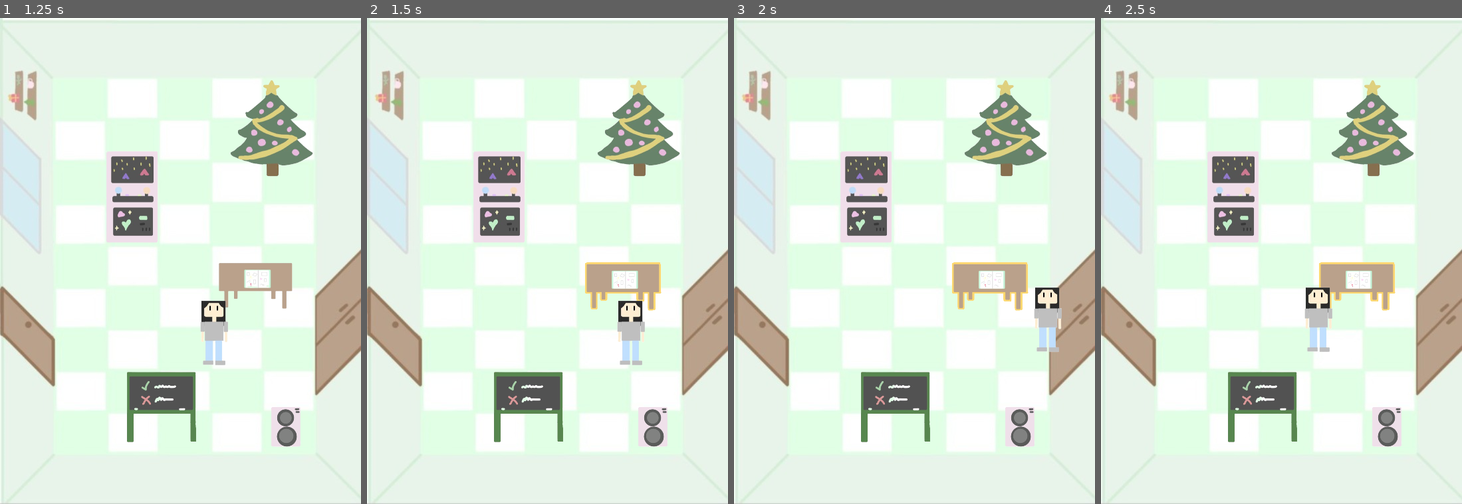
Above: before the commit, frames 1-4 (left to right).
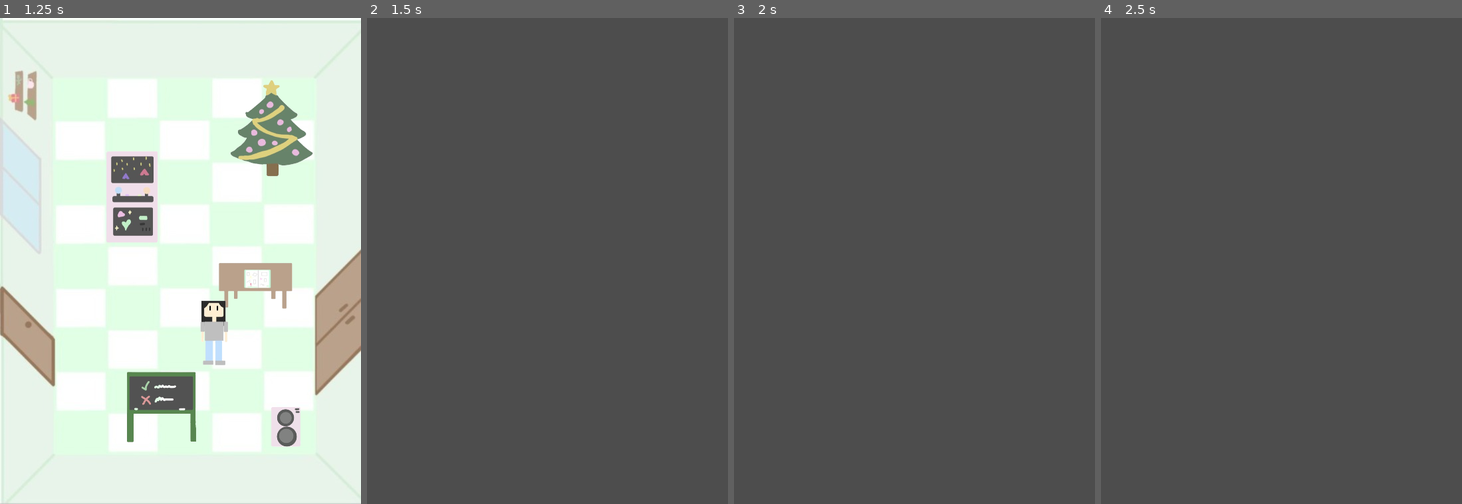
Above: after the commit, the same moments.

Repository: YanaKovaleva/isabelXmas
Game: Godot game, scene res://main.tscn
Same seed, same stepped clock (60 frames per second), same inputs: the game is played once before the commit and once after it.
Inputs:
- Up to frame 1 (1.25 s): tap Enter (enter, bound only after the commit) at 0.5 s; hold D (right) from 0.53 s (still down); hold Enter (enter, bound only after the commit) from 0.53 s (still down); tap Up (up) at 0.77 s
- Up to frame 2 (1.5 s): keep holding D (right); release Enter (enter, bound only after the commit) at 1.28 s; tap Enter (enter, bound only after the commit) at 1.35 s
- Up to frame 3 (2 s): keep holding D (right); tap Up (up) at 1.52 s
- Up to frame 4 (2.5 s): tap Space at 2 s; release D (right) at 2.03 s; hold Left (left) from 2.03 s (still down); hold Enter (enter, bound only after the commit) from 2.03 s (still down); tap Alt at 2.1 s

Frame 1 is identical in both runs. In frame 2, 98% of the frame differs, in the area x 0-100%, y 0-100%; in frame 3, 98%; in frame 4, 98%.

Commit message:
Changing scenes
Added code for the objects to change to their respective scenes when interacted with

Diff:
--- a/isabel/game.gd
+++ b/isabel/game.gd
@@ -2,15 +2,16 @@
 
 const REGULAR = preload("res://images/game.png");
 const HIGHLIGHT = preload("res://images/game_y.png");
-
+var here = false;
 # Called when the node enters the scene tree for the first time.
 func _ready() -> void:
-	pass # Replace with function body.
+	pass
 
 
 # Called every frame. 'delta' is the elapsed time since the previous frame.
 func _process(_delta: float) -> void:
-	pass
+	if here and Input.is_action_just_pressed("enter"):
+		get_tree().change_scene_to_file("res://game.tscn");
 
 
 func _on_area_2d_body_entered(body: Node2D) -> void:
@@ -18,6 +19,9 @@
 	scale = Vector2(0.315,0.315);
 	position.x = 207.0;
 	position.y = 265.0;
+	here = true;
+	#if (Input.is_action_pressed("enter")):
+	#	get_tree().change_scene_to_file("res://game.tscn");
 
 
 func _on_area_2d_body_exited(body: Node2D) -> void:
@@ -25,3 +29,4 @@
 	scale = Vector2(0.5,0.5);
 	position.x = 200.0;
 	position.y = 265.0;
+	here = false;
--- /dev/null
+++ b/isabel/game.tscn
@@ -0,0 +1,3 @@
+[gd_scene format=3 uid="uid://cqckweiufrbia"]
+
+[node name="Node2D" type="Node2D"]
--- /dev/null
+++ b/isabel/music.tscn
@@ -0,0 +1,3 @@
+[gd_scene format=3 uid="uid://dqaexabvbgwhq"]
+
+[node name="Node2D" type="Node2D"]
--- a/isabel/photos.gd
+++ b/isabel/photos.gd
@@ -2,6 +2,7 @@
 
 const REGULAR = preload("res://images/photos.png")
 const HIGHLIGHT = preload("res://images/table_y.png")
+var here = false;
 # Called when the node enters the scene tree for the first time.
 func _ready() -> void:
 	texture = REGULAR;
@@ -9,7 +10,8 @@
 
 # Called every frame. 'delta' is the elapsed time since the previous frame.
 func _process(_delta: float) -> void:
-	pass
+	if here and Input.is_action_just_pressed("enter"):
+		get_tree().change_scene_to_file("res://photos.tscn");
 
 
 
@@ -18,6 +20,7 @@
 	scale = Vector2(0.253,0.253);
 	position.x = 383.0;
 	position.y = 406.0;
+	here = true;
 
 
 func _on_area_2d_body_exited(_body: Node2D) -> void:
@@ -25,3 +28,4 @@
 	scale = Vector2(0.4,0.4);
 	position.x=380.0;
 	position.y=383.0;
+	here = false;
--- /dev/null
+++ b/isabel/photos.tscn
@@ -0,0 +1,3 @@
+[gd_scene format=3 uid="uid://pyeeqx0gamr"]
+
+[node name="Node2D" type="Node2D"]
--- a/isabel/project.godot
+++ b/isabel/project.godot
@@ -50,6 +50,11 @@
 , Object(InputEventKey,"resource_local_to_scene":false,"resource_name":"","device":0,"window_id":0,"alt_pressed":false, …(185 unchanged characters)…
 ]
 }
+enter={
+"deadzone": 0.2,
+"events": [Object(InputEventKey,"resource_local_to_scene":false,"resource_name":"","device":0,"window_id":0,"alt_pressed":false,"shift_pressed":false,"ctrl_pressed":false,"meta_pressed":false,"pressed":false,"keycode":0,"physical_keycode":4194309,"key_label":0,"unicode":0,"location":0,"echo":false,"script":null)
+]
+}
 
 [physics]
 
--- a/isabel/quiz.gd
+++ b/isabel/quiz.gd
@@ -2,6 +2,7 @@
 
 const REGULAR = preload("res://images/quiz.png")
 const HIGHLIGHT = preload("res://images/quiz_y.png")
+var here = false;
 # Called when the node enters the scene tree for the first time.
 func _ready() -> void:
 	pass # Replace with function body.
@@ -9,7 +10,8 @@
 
 # Called every frame. 'delta' is the elapsed time since the previous frame.
 func _process(_delta: float) -> void:
-	pass
+	if here and Input.is_action_just_pressed("enter"):
+		get_tree().change_scene_to_file("res://quiz.tscn");
 
 
 
@@ -18,10 +20,11 @@
 	scale = Vector2(0.3,0.3);
 	position.x = 250.0;
 	position.y = 585.0;
-
+	here = true;
 
 func _on_area_2d_body_exited(_body: Node2D) -> void:
 	texture = REGULAR;
 	scale = Vector2(0.4,0.4);
 	position.x = 227.0;
 	position.y= 573.0;
+	here = false;
--- /dev/null
+++ b/isabel/quiz.tscn
@@ -0,0 +1,3 @@
+[gd_scene format=3 uid="uid://b7n4dq6o1u554"]
+
+[node name="Node2D" type="Node2D"]
--- a/isabel/speaker.gd
+++ b/isabel/speaker.gd
@@ -2,7 +2,7 @@
 
 const REGULAR = preload("res://images/music.png");
 const HIGHLIGHT = preload("res://images/music_y.png");
-
+var here = false;
 # Called when the node enters the scene tree for the first time.
 func _ready() -> void:
 	pass # Replace with function body.
@@ -10,7 +10,8 @@
 
 # Called every frame. 'delta' is the elapsed time since the previous frame.
 func _process(_delta: float) -> void:
-	pass
+	if here and Input.is_action_just_pressed("enter"):
+		get_tree().change_scene_to_file("res://music.tscn");
 
 
 func _on_area_2d_body_entered(_body: Node2D) -> void:
@@ -18,8 +19,10 @@
 	scale = Vector2(0.2,0.2);
 	position.x = 433.0;
 	position.y = 625.0;
+	here = true;
 func _on_area_2d_body_exited(_body: Node2D) -> void:
 	texture = REGULAR;
 	scale = Vector2(0.3,0.3);
 	position.x = 433.0;
 	position.y = 611.0;
+	here = false;
--- a/isabel/tree.gd
+++ b/isabel/tree.gd
@@ -2,7 +2,7 @@
 
 const REGULAR = preload("res://images/tree.png");
 const HIGHLIGHT = preload("res://images/tree_y.png");
-
+var here = false;
 # Called when the node enters the scene tree for the first time.
 func _ready() -> void:
 	pass # Replace with function body.
@@ -10,7 +10,8 @@
 
 # Called every frame. 'delta' is the elapsed time since the previous frame.
 func _process(_delta: float) -> void:
-	pass
+	if here and Input.is_action_just_pressed("enter"):
+		get_tree().change_scene_to_file("res://tree.tscn");
 
 
 func _on_area_2d_body_entered(body: Node2D) -> void:
@@ -18,6 +19,7 @@
 	scale = Vector2(0.315,0.315);
 	position.x = 407.0;
 	position.y = 164.0;
+	here = true;
 
 
 func _on_area_2d_body_exited(body: Node2D) -> void:
@@ -25,3 +27,4 @@
 	scale = Vector2(0.5,0.5);
 	position.x = 401.0;
 	position.y = 154.0;
+	here = false;
--- /dev/null
+++ b/isabel/tree.tscn
@@ -0,0 +1,3 @@
+[gd_scene format=3 uid="uid://cpc1qri6xqu2w"]
+
+[node name="Node2D" type="Node2D"]
